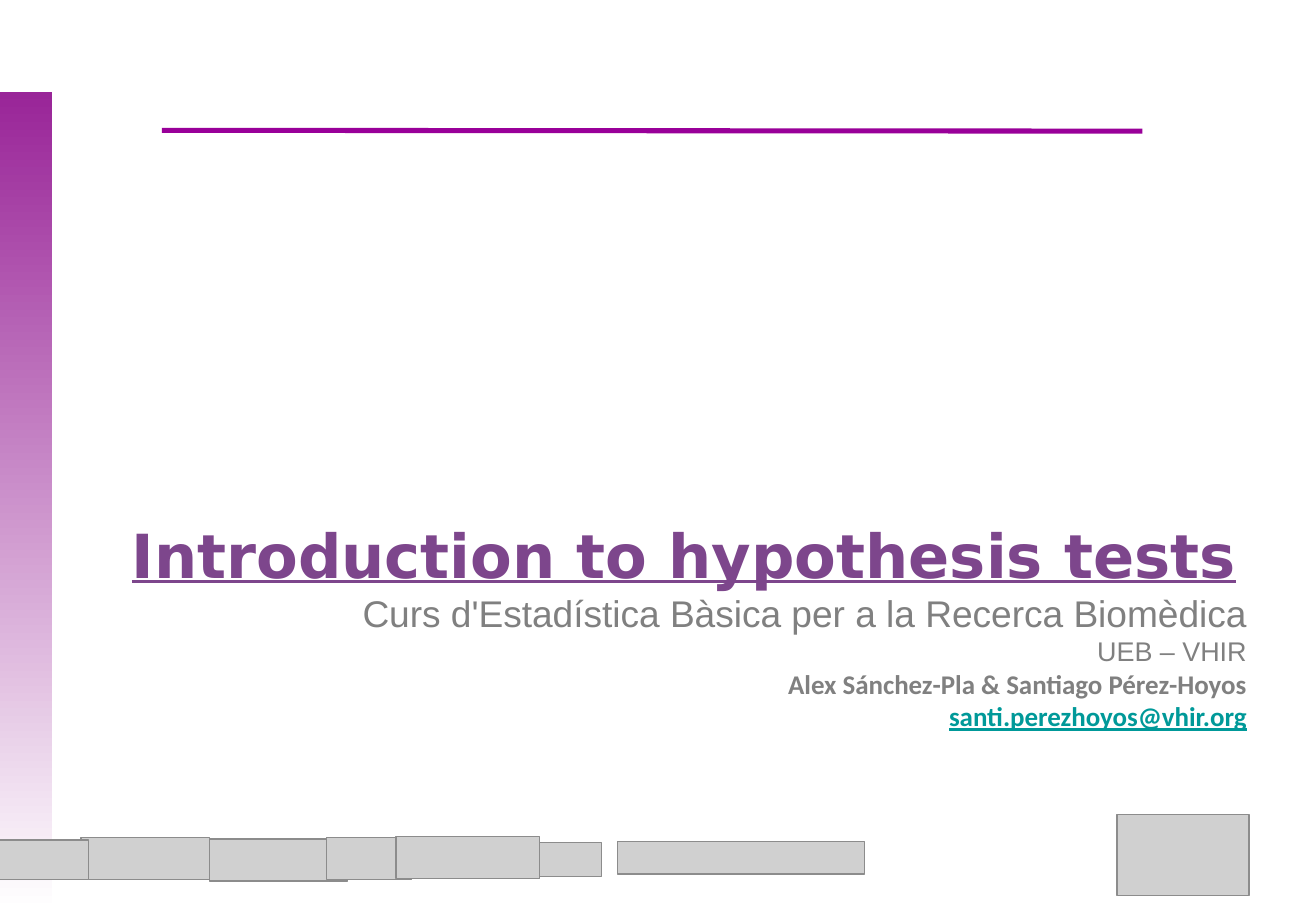
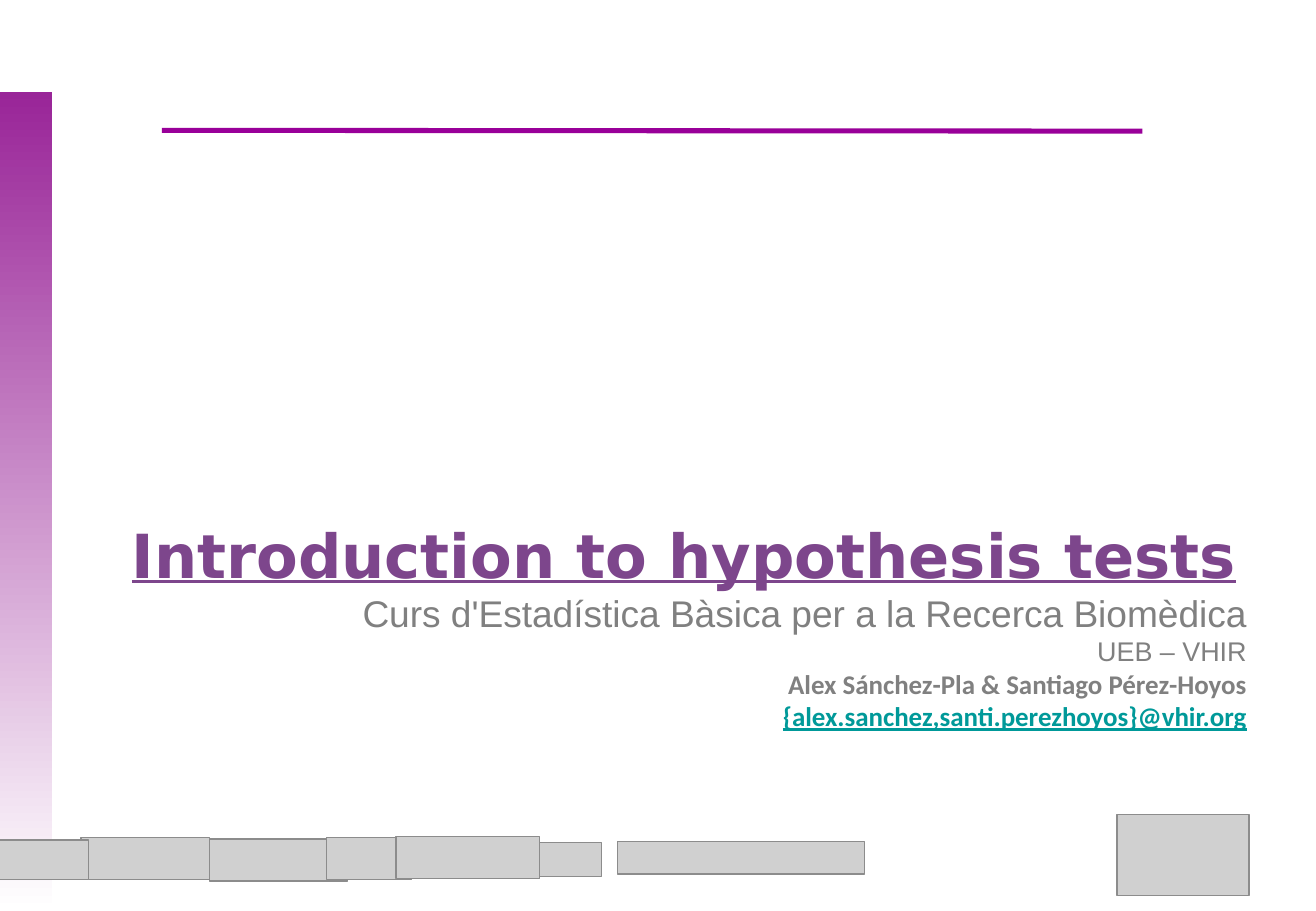
Before and after one commit to uebvhir/Course_Basic_Statistics-VHIO-2019, a slide deck: slide 1 of Sessio_6/EBB_2019_Session_6_Hypothesis_tests.pptx. Drawn at 1316x911 pixels with LibreOffice and Linux fonts; fonts in the diff are those of the drawing; grey boxes stand for pictures; background and template pictures are left out. Boxes give left, top, right and bottom in pixels: in the first picture for what was removed or moved away, otherwise in the second. Text is boxed around its words. In the diff, an @@ line names an element or a change of style, - is before the commit and + after.

```diff
--- a/Sessio_6/EBB_2019_Session_6_Hypothesis_tests.pptx
+++ b/Sessio_6/EBB_2019_Session_6_Hypothesis_tests.pptx
@@ text at [783,706,1247,731]: text changed @@
-santi.perezhoyos@vhir.org
+{alex.sanchez,santi.perezhoyos}@vhir.org
```
Also in this commit, not shown: 12 other slides changed, 3 slides added, 2 slides removed, 1 other file.
